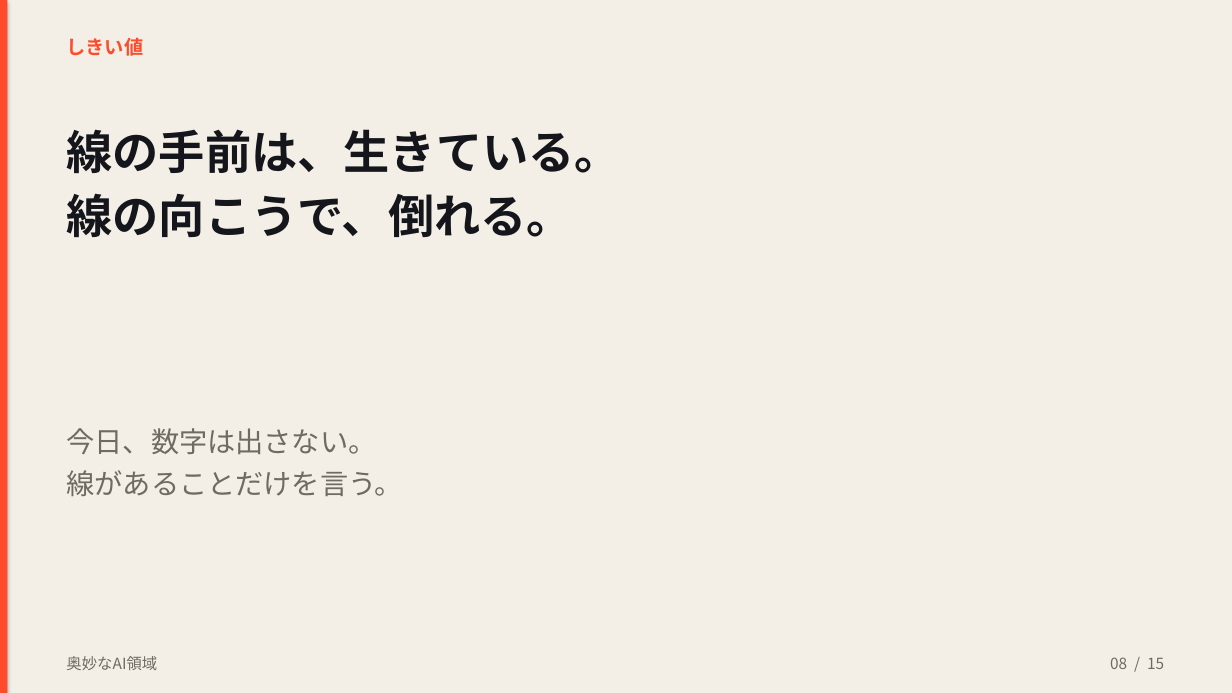
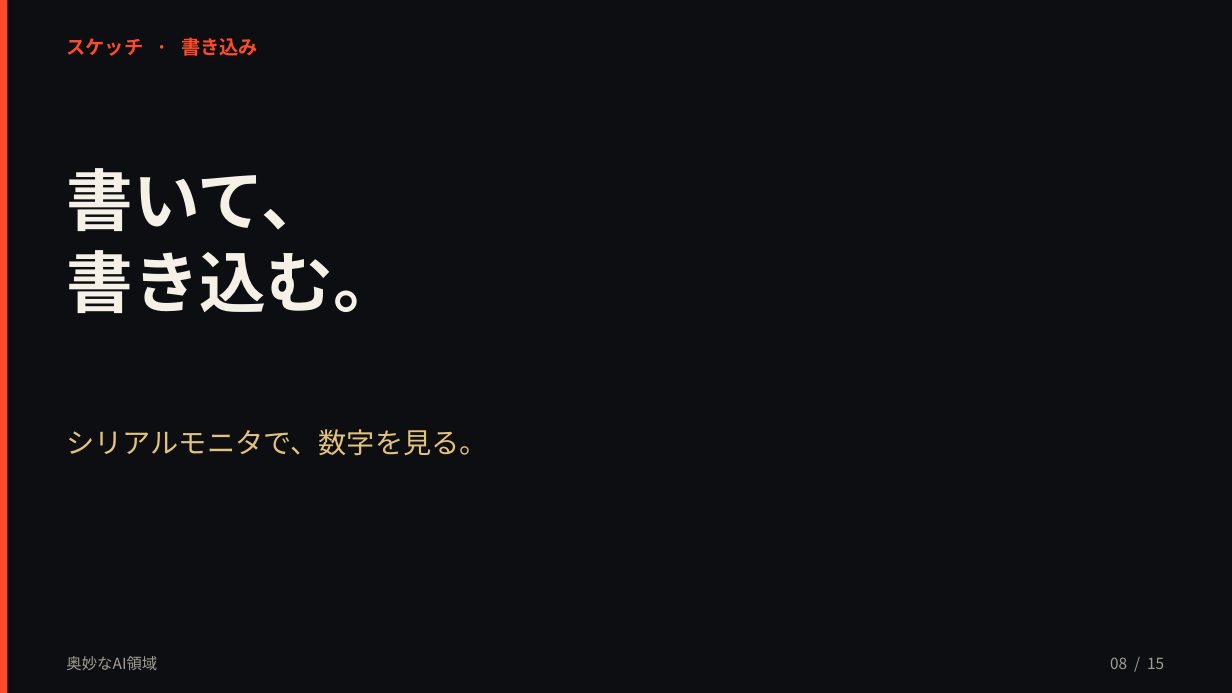
Before and after one commit to kouyozhang-design/vodcoach-ai, a slide deck: slide 8 of presentation/奥妙なAI領域_文化祭.pptx. Drawn at 1232x693 pixels with LibreOffice and Linux fonts; fonts in the diff are those of the drawing. Boxes give left, top, right and bottom in pixels: in the first picture for what was removed or moved away, otherwise in the second. Text is boxed around its words. In the diff, an @@ line names an element or a change of style, - is before the commit and + after.

```diff
--- a/presentation/奥妙なAI領域_文化祭.pptx
+++ b/presentation/奥妙なAI領域_文化祭.pptx
@@ background #F3EFE6 to #0C0E12 @@
@@ text at bbox=[66, 37, 258, 56]: text changed @@
-しきい値
+スケッチ · 書き込み
@@ text at bbox=[66, 168, 399, 313]: text changed; size 36 to 52 pt; text colour #14161C to #F6F1E7 @@
-線の手前は、生きている。
-線の向こうで、倒れる。
+書いて、
+書き込む。
@@ text at bbox=[66, 429, 487, 456]: text changed; text colour #6F6A62 to #E3C27A @@
-今日、数字は出さない。
-線があることだけを言う。
+シリアルモニタで、数字を見る。
@@ text "奥妙なAI領域" at bbox=[66, 656, 157, 670]: text colour #6F6A62 to #A39E96 @@
@@ text "08 / 15" at bbox=[1110, 657, 1164, 669]: text colour #6F6A62 to #A39E96 @@
```
Also in this commit, not shown: 10 other slides changed, 4 slides added, 4 slides removed, 2 other files.
